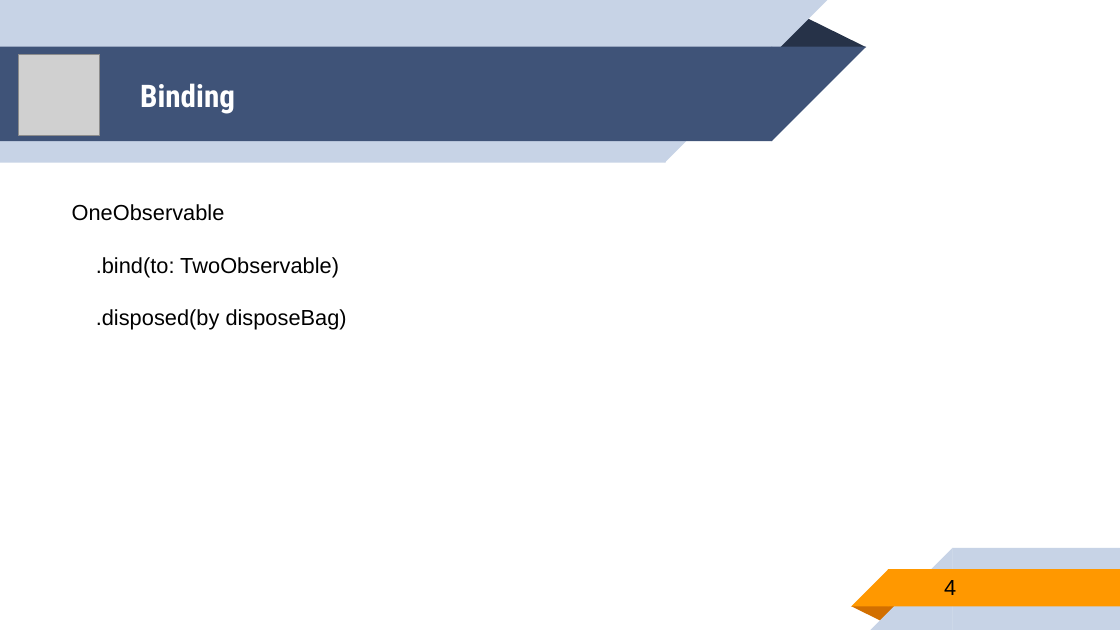
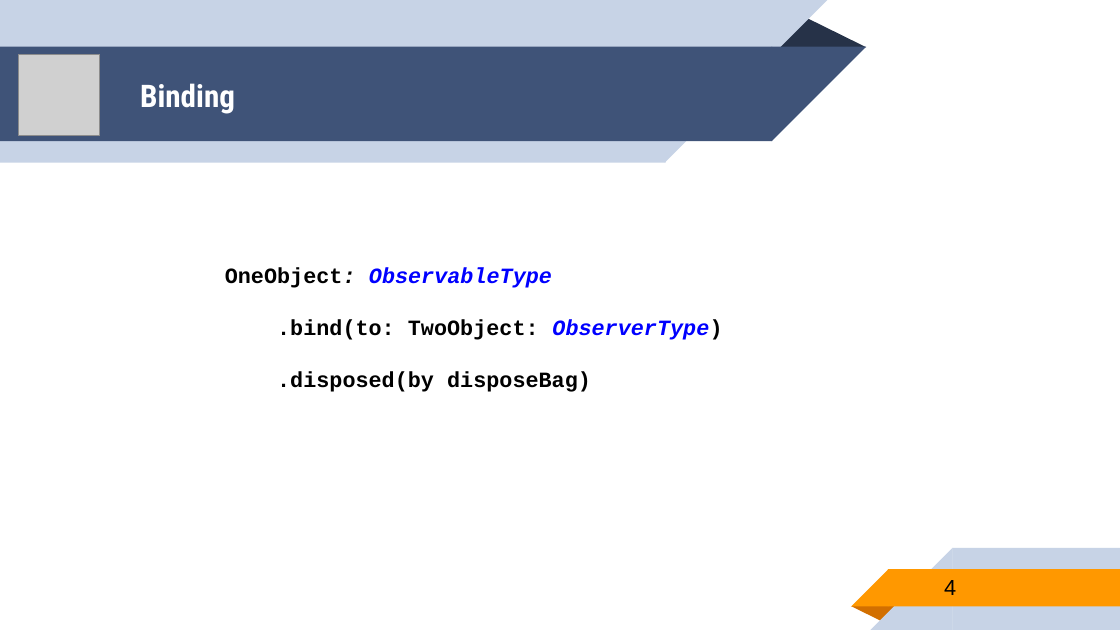
Before and after one commit to younghwankim/RxSwiftClass, a slide deck: slide 4 of AdvancedRxSwift/day4/AdvancedRxSwift4.pptx. Drawn at 1120x630 pixels with LibreOffice and Linux fonts; fonts in the diff are those of the drawing; grey boxes stand for pictures. Boxes give left, top, right and bottom in pixels: in the first picture for what was removed or moved away, otherwise in the second. Text is boxed around its words. In the diff, an @@ line names an element or a change of style, - is before the commit and + after.

Commit message:
Advanced RxSwift - more contents in day4, binding

```diff
--- a/AdvancedRxSwift/day4/AdvancedRxSwift4.pptx
+++ b/AdvancedRxSwift/day4/AdvancedRxSwift4.pptx
@@ text "OneObject: ObservableType": place and size @@
-text "OneObject: ObservableType" at <box>72,204,347,330</box>
+text "OneObject: ObservableType" at <box>225,267,722,392</box>
@@ text at <box>225,267,722,340</box>: text changed; font Arial to Courier New; bold on @@
-OneObservable
-.bind(to: TwoObservable)
+OneObject: ObservableType
+.bind(to: TwoObject: ObserverType)
@@ text at <box>277,372,591,392</box>: font Arial to Courier New, bold on in ".disposed(by disposeBag)" @@
```
Also in this commit, not shown: 3 other slides changed, 7 slides added, 5 other files.
